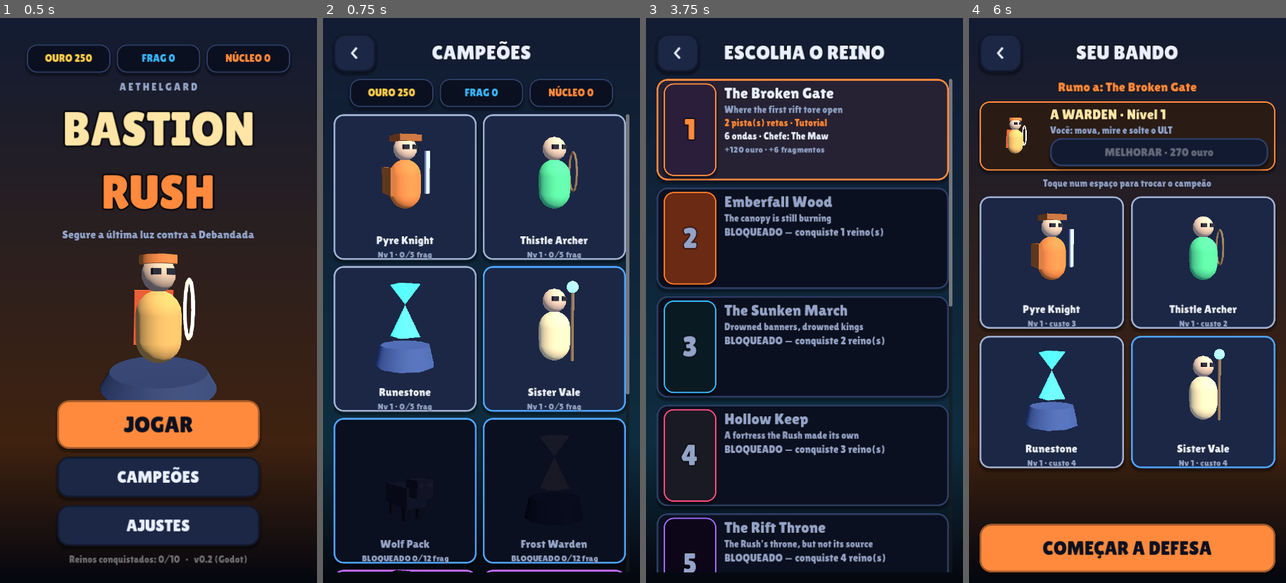
Above: before the commit, frames 1-4 (left to right).
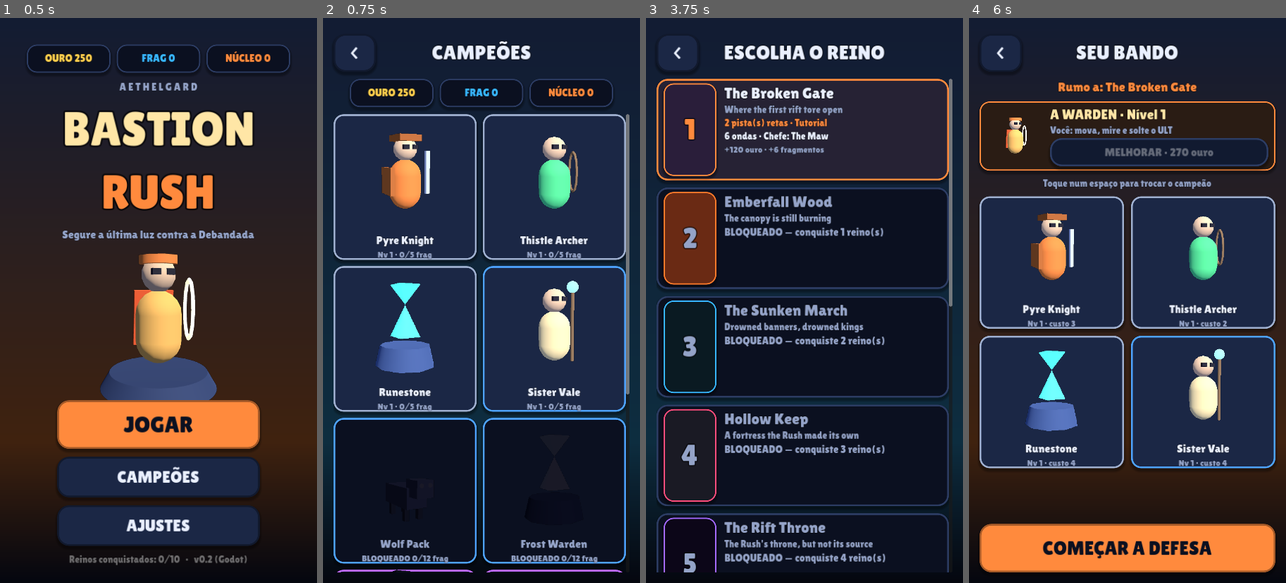
Above: after the commit, the same moments.

Repository: o4rauto/Kingsho-confidence
Game: Godot game, scene res://scenes/menu.tscn
Same seed, same stepped clock (60 frames per second), same inputs: the game is played once before the commit and once after it.
Inputs (mouse positions are in pixels of both pictures, inside the frame that each line leads up to):
- Up to frame 1 (0.5 s): no input
- Up to frame 2 (0.75 s): click "CAMPEÕES" at 0.5 s
- Up to frame 3 (3.75 s): click "<" at 1.25 s; click "AJUSTES" at 2 s; click "<" at 2.75 s; click "JOGAR" at 3.5 s
- Up to frame 4 (6 s): click "<" at 4.25 s; click "JOGAR" at 5 s; click (1124, 131) at 5.77 s

Frame 1 is identical in both runs. In frame 2, 0.2% of the frame differs, in the area x 12-87%, y 41-97%; in frame 3, less than 0.1%; in frame 4, 0.1%.

Commit message:
Make the Godot project run from a fresh clone (no import cache needed)
On a fresh clone the game failed with "Identifier UIKit not declared": the
global class_name registry and imported resources live in godot/.godot/,
which is gitignored and only built when the editor imports the project.

- Replace global class_name usage with explicit preload() constants where
  the classes are actually used (UIKit, Screen, ModelRig, WorldBuilder).
- Load the font, generated art, dropped-in .glb models (GLTFDocument) and
  audio straight from the raw files first, falling back to imported
  resources in exported builds. Dropping a file into a slot now works
  immediately, even before the editor imports it.
- Commit the asset slot folders (models, audio, art/*) with LEIA-ME notes;
  git dropped them as empty directories.

Verified on a copy without any cache: all 7 scenes load with zero errors,
the menu renders with the bundled font, and a pipeline-exported GLB in the
warden slot replaces the placeholder. Auto-play regression across six
realms still wins.

Co-Authored-By: Claude Opus 5.5 <noreply@anthropic.com>
Claude-Session: https://claude.ai/code/session_01Y586q1qcPzESHGxDz9FgNn

Diff:
--- a/godot/scripts/autoload/asset_lib.gd
+++ b/godot/scripts/autoload/asset_lib.gd
@@ -1,4 +1,6 @@
 extends Node
+const ModelRig := preload("res://scripts/game/model_rig.gd")
+const UIKit := preload("res://scripts/ui/ui_kit.gd")
 ## AssetLib — the bridge between the AI asset pipeline and the game.
 ##
 ## make("pyre_knight", ...) looks for res://assets/models/pyre_knight.glb.
@@ -12,7 +14,23 @@
 var _mats: Dictionary = {}
 
 func has_model(id: String) -> bool:
-	return ResourceLoader.exists(MODEL_DIR + id + ".glb")
+	var path := MODEL_DIR + id + ".glb"
+	return FileAccess.file_exists(path) or ResourceLoader.exists(path)
+
+## Loads a GLB. Raw file first (works right after dropping it in, even before
+## the editor imports it); falls back to the imported scene in exported builds.
+func _load_glb(path: String) -> Node3D:
+	if FileAccess.file_exists(path):
+		var doc := GLTFDocument.new()
+		var state := GLTFState.new()
+		if doc.append_from_file(path, state) == OK:
+			var n := doc.generate_scene(state)
+			if n is Node3D:
+				return n
+	if ResourceLoader.exists(path):
+		var packed: PackedScene = load(path)
+		return packed.instantiate() as Node3D
+	return null
 
 func mat(color: Color, emissive := 0.0) -> StandardMaterial3D:
 	var key := "%s_%.2f" % [color.to_html(), emissive]
@@ -34,10 +52,10 @@
 	var rig: ModelRig = ModelRigScript.new()
 	rig.name = id
 	if has_model(id):
-		var packed: PackedScene = load(MODEL_DIR + id + ".glb")
-		var inst := packed.instantiate() as Node3D
-		rig.setup_glb(inst, height * (1.15 if evolved else 1.0))
-		return rig
+		var inst := _load_glb(MODEL_DIR + id + ".glb")
+		if inst:
+			rig.setup_glb(inst, height * (1.15 if evolved else 1.0))
+			return rig
 	var body := Node3D.new()
 	body.name = "Body"
 	rig.add_child(body)
--- a/godot/scripts/autoload/sfx.gd
+++ b/godot/scripts/autoload/sfx.gd
@@ -60,6 +60,15 @@
 func _load_slot(name: String) -> AudioStream:
 	for ext in [".ogg", ".wav", ".mp3"]:
 		var path: String = "res://assets/audio/" + name + ext
+		if FileAccess.file_exists(path):
+			var raw: AudioStream = null
+			match ext:
+				".ogg": raw = AudioStreamOggVorbis.load_from_file(path)
+				".mp3":
+					var mp := AudioStreamMP3.new()
+					mp.data = FileAccess.get_file_as_bytes(path)
+					raw = mp
+			if raw: return raw
 		if ResourceLoader.exists(path):
 			return load(path)
 	if name == "music":
@@ -160,7 +169,7 @@
 		_menu_stream = _music.stream
 	var key: String = "music_" + realm.id
 	if not _realm_music.has(key):
-		var slot = _load_slot(key) if ResourceLoader.exists("res://assets/audio/%s.ogg" % key) else null
+		var slot = _load_slot(key) if (FileAccess.file_exists("res://assets/audio/%s.ogg" % key) or ResourceLoader.exists("res://assets/audio/%s.ogg" % key)) else null
 		if slot == null:
 			var m: Dictionary = realm.music
 			slot = _synth_realm(m.root, MODES.get(m.mode, MODES.minor), m.tempo, m.wave, hash(realm.id))
--- a/godot/scripts/game/battle.gd
+++ b/godot/scripts/game/battle.gd
@@ -1,4 +1,6 @@
 extends Node3D
+const UIKit := preload("res://scripts/ui/ui_kit.gd")
+const WorldBuilder := preload("res://scripts/game/world_builder.gd")
 ## Battle — the 3D battlefield where the three influences fuse:
 ##  · Kingdom Rush: enemies march lanes toward your Bastion.
 ##  · Clash Royale: regenerating Aether deploys champion cards.
--- a/godot/scripts/game/champion.gd
+++ b/godot/scripts/game/champion.gd
@@ -1,5 +1,5 @@
 extends Node3D
-class_name Champion
+const ModelRig := preload("res://scripts/game/model_rig.gd")
 ## A deployed champion card. Holds ground and fights by role:
 ## melee blocks & slows, ranged/tower shoot, support heals (Ashen Queen: fire nova).
 
--- a/godot/scripts/game/enemy.gd
+++ b/godot/scripts/game/enemy.gd
@@ -1,5 +1,5 @@
 extends Node3D
-class_name Enemy
+const ModelRig := preload("res://scripts/game/model_rig.gd")
 ## A member of the Rush. Follows its lane (flyers cut straight to the Bastion),
 ## carries traits (armor, shield, regen, split, heal, burn_touch) and, for
 ## bosses, a signature ability (charge, summon, shield, slam, split).
--- a/godot/scripts/game/model_rig.gd
+++ b/godot/scripts/game/model_rig.gd
@@ -1,5 +1,4 @@
 extends Node3D
-class_name ModelRig
 ## Wraps either an imported GLB (AI → Blender → Mixamo pipeline) or a
 ## procedural placeholder, behind one tiny animation API:
 ##     rig.play("idle" | "run" | "attack" | "hit" | "die" | "cast")
--- a/godot/scripts/game/projectile.gd
+++ b/godot/scripts/game/projectile.gd
@@ -1,5 +1,4 @@
 extends Node3D
-class_name Projectile
 ## Bolts, arrows and hexes. Light homing toward a locked target; player and
 ## champion shots hit enemies (with pierce), enemy shots hit the Warden.
 
--- a/godot/scripts/game/warden.gd
+++ b/godot/scripts/game/warden.gd
@@ -1,5 +1,5 @@
 extends Node3D
-class_name Warden
+const ModelRig := preload("res://scripts/game/model_rig.gd")
 ## The hero you pilot (the Archero half). Drag to move; auto-fires at the
 ## nearest foe only while standing still. Charges an ultimate. Never dies —
 ## it is knocked down and revives at the Bastion.
--- a/godot/scripts/game/world_builder.gd
+++ b/godot/scripts/game/world_builder.gd
@@ -1,5 +1,4 @@
 extends RefCounted
-class_name WorldBuilder
 ## Builds a realm's battlefield: ground, lanes (8 distinct layouts), sky,
 ## light, fog, weather and the biome's own set pieces. Every realm differs.
 ##
--- a/godot/scripts/ui/collection.gd
+++ b/godot/scripts/ui/collection.gd
@@ -1,4 +1,6 @@
 extends Control
+const Screen := preload("res://scripts/ui/screen.gd")
+const UIKit := preload("res://scripts/ui/ui_kit.gd")
 ## Collection — level up with shards + gold, evolve with cores, unlock new champions.
 
 var modal: Control
--- a/godot/scripts/ui/hud.gd
+++ b/godot/scripts/ui/hud.gd
@@ -1,4 +1,5 @@
 extends CanvasLayer
+const UIKit := preload("res://scripts/ui/ui_kit.gd")
 ## Battle HUD. Values are only re-set when they change (cheap on weak GPUs).
 
 var battle
--- a/godot/scripts/ui/loadout.gd
+++ b/godot/scripts/ui/loadout.gd
@@ -1,4 +1,6 @@
 extends Control
+const Screen := preload("res://scripts/ui/screen.gd")
+const UIKit := preload("res://scripts/ui/ui_kit.gd")
 ## Loadout — the Warden + a deck of four champions. Tap a slot to swap.
 
 var realm: Dictionary
--- a/godot/scripts/ui/menu.gd
+++ b/godot/scripts/ui/menu.gd
@@ -1,4 +1,5 @@
 extends Control
+const UIKit := preload("res://scripts/ui/ui_kit.gd")
 ## Main menu — title, a live 3D turntable of the Warden (shows your real
 ## pipeline model once assets/models/warden.glb exists), and navigation.
 
--- a/godot/scripts/ui/realm_select.gd
+++ b/godot/scripts/ui/realm_select.gd
@@ -1,4 +1,6 @@
 extends Control
+const Screen := preload("res://scripts/ui/screen.gd")
+const UIKit := preload("res://scripts/ui/ui_kit.gd")
 ## Realm select — ten realms, each a different game: layout, biome, hazard, boss.
 
 const HAZARD_NAME := {
--- a/godot/scripts/ui/result.gd
+++ b/godot/scripts/ui/result.gd
@@ -1,4 +1,5 @@
 extends Control
+const UIKit := preload("res://scripts/ui/ui_kit.gd")
 ## After-action report with count-up rewards.
 
 func _ready() -> void:
--- a/godot/scripts/ui/screen.gd
+++ b/godot/scripts/ui/screen.gd
@@ -1,5 +1,5 @@
 extends RefCounted
-class_name Screen
+const UIKit := preload("res://scripts/ui/ui_kit.gd")
 ## Shared layout helpers for menu screens.
 
 ## Builds backdrop + header (back button, title) and returns the content VBox.
--- a/godot/scripts/ui/settings.gd
+++ b/godot/scripts/ui/settings.gd
@@ -1,4 +1,6 @@
 extends Control
+const Screen := preload("res://scripts/ui/screen.gd")
+const UIKit := preload("res://scripts/ui/ui_kit.gd")
 ## Settings — audio, feedback, record and reset.
 
 func _ready() -> void:
--- a/godot/scripts/ui/ui_kit.gd
+++ b/godot/scripts/ui/ui_kit.gd
@@ -1,5 +1,4 @@
 extends RefCounted
-class_name UIKit
 ## UIKit — chunky, touch-friendly widgets with a consistent look.
 ## Buttons react on press-down for snappy mobile feel.
 
@@ -21,7 +20,16 @@
 
 static func font() -> Font:
 	if _font == null:
-		_font = load(FONT_PATH) if ResourceLoader.exists(FONT_PATH) else ThemeDB.fallback_font
+		# Raw file first: works on a fresh clone before the editor has imported
+		# anything. Exported builds only ship the imported resource.
+		if FileAccess.file_exists(FONT_PATH):
+			var f := FontFile.new()
+			if f.load_dynamic_font(FONT_PATH) == OK:
+				_font = f
+		if _font == null and ResourceLoader.exists(FONT_PATH):
+			_font = load(FONT_PATH)
+		if _font == null:
+			_font = ThemeDB.fallback_font
 	return _font
 
 static func box(bg: Color, border: Color = STROKE, radius := 22, bw := 3) -> StyleBoxFlat:
@@ -141,11 +149,11 @@
 		return _art_cache[rel]
 	var path := "res://assets/art/" + rel
 	var tex: Texture2D = null
-	if ResourceLoader.exists(path):
-		tex = load(path)
-	elif FileAccess.file_exists(path):
+	if FileAccess.file_exists(path):
 		var img := Image.load_from_file(ProjectSettings.globalize_path(path))
 		if img: tex = ImageTexture.create_from_image(img)
+	if tex == null and ResourceLoader.exists(path):
+		tex = load(path)
 	_art_cache[rel] = tex
 	return tex
 
Not shown, added: godot/assets/art/boons/LEIA-ME.txt
Not shown, added: godot/assets/art/portraits/LEIA-ME.txt
Not shown, added: godot/assets/art/realms/LEIA-ME.txt
Not shown, added: godot/assets/art/ui/LEIA-ME.txt
Not shown, added: godot/assets/audio/LEIA-ME.txt
Not shown, added: godot/assets/models/LEIA-ME.txt
